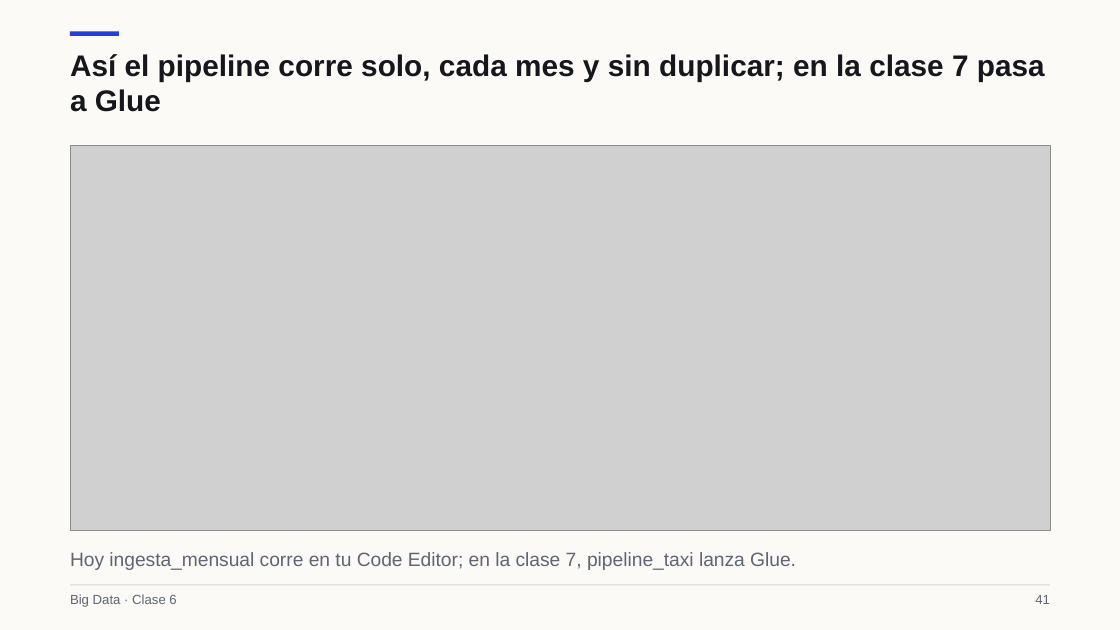
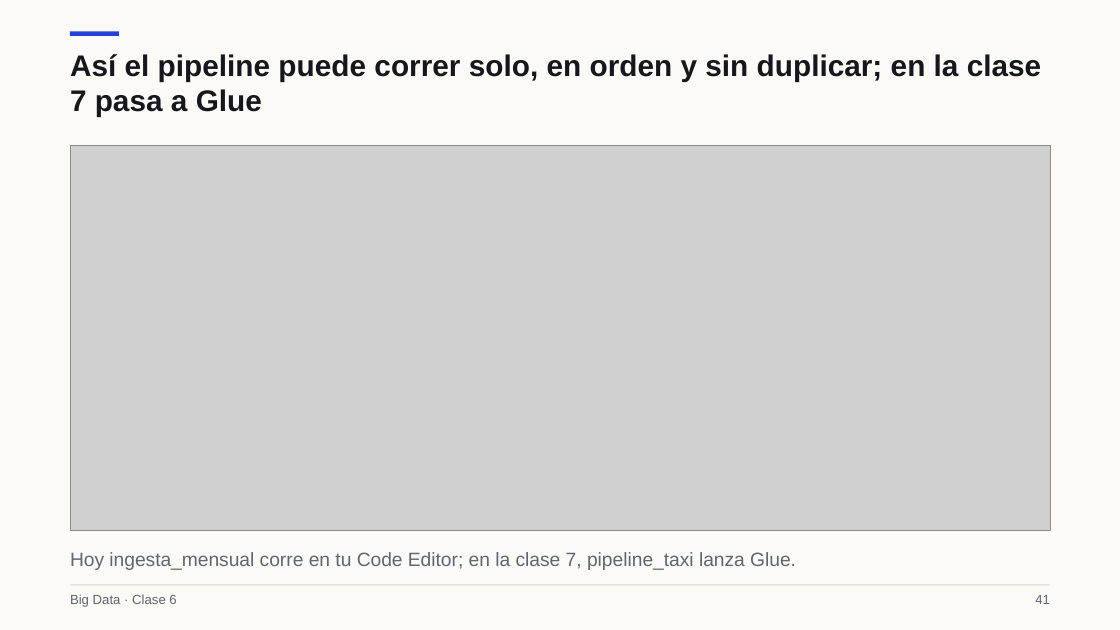
Before and after one commit to Apaezc/bigdata-udem-2026, a slide deck: slide 41 of curso/clase06/deck/slides.pptx. Drawn at 1120x630 pixels with LibreOffice and Linux fonts; fonts in the diff are those of the drawing; grey boxes stand for pictures. Boxes give left, top, right and bottom in pixels: in the first picture for what was removed or moved away, otherwise in the second. Text is boxed around its words. In the diff, an @@ line names an element or a change of style, - is before the commit and + after.

```diff
--- a/curso/clase06/deck/slides.pptx
+++ b/curso/clase06/deck/slides.pptx
@@ text at bbox=[70, 54, 1041, 117]: text changed @@
-Así el pipeline corre solo, cada mes y sin duplicar; en la clase 7 pasa a Glue
+Así el pipeline puede correr solo, en orden y sin duplicar; en la clase 7 pasa a Glue
```
Also in this commit, not shown: 8 other slides changed, 4 other files.
